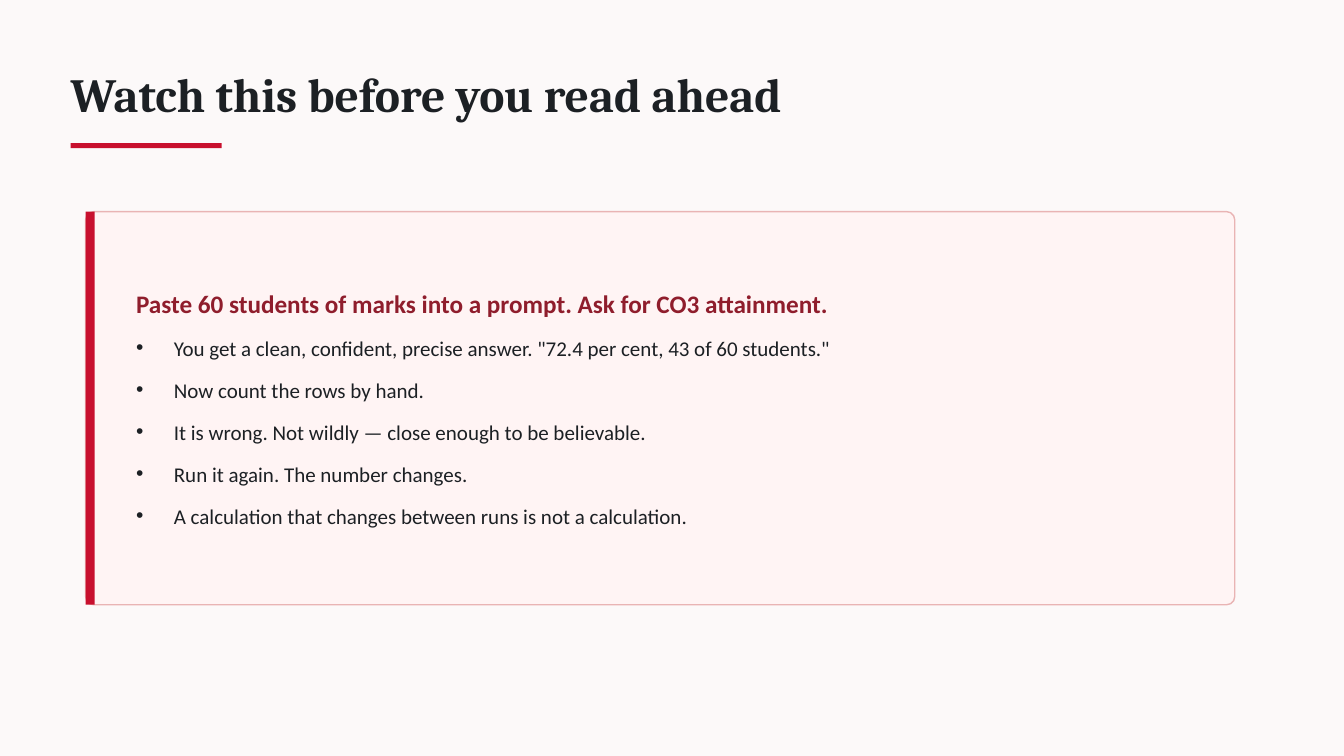
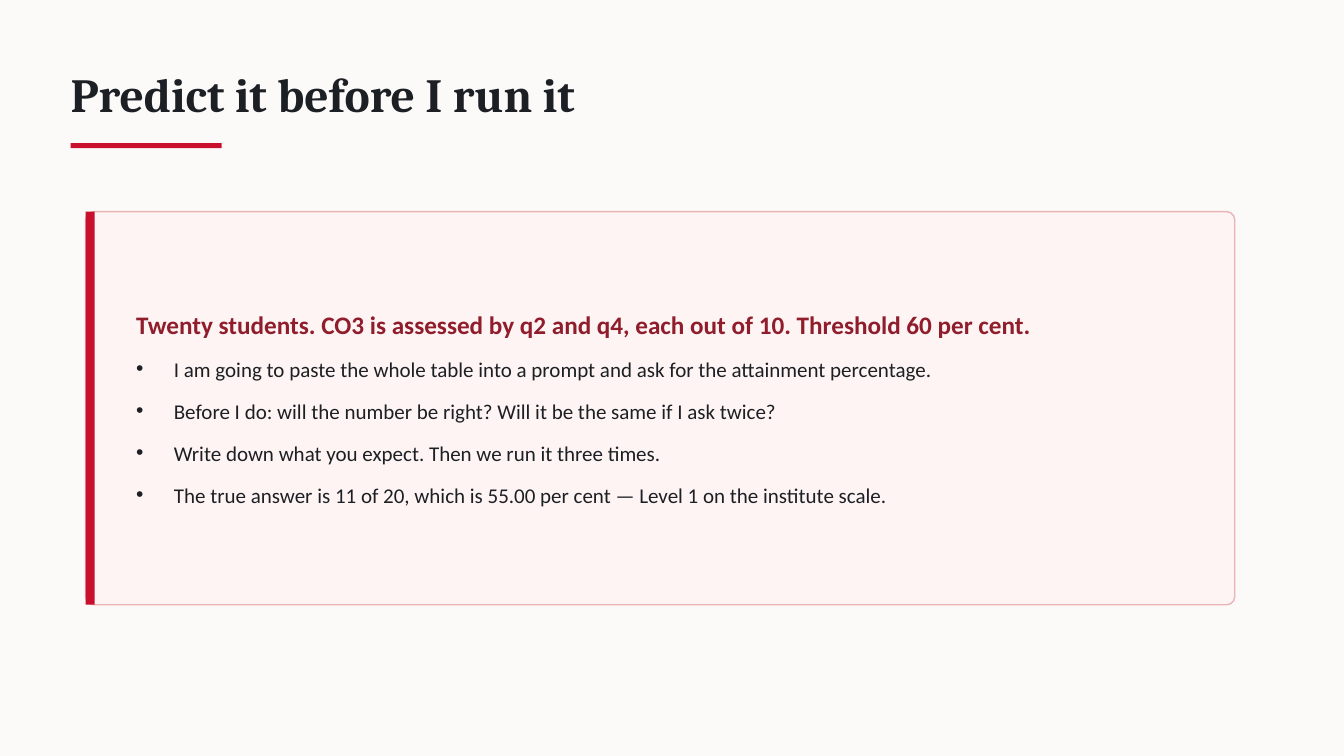
Before and after one commit to dineshkwadhwani/thecoachdinesh, a slide deck: slide 58 of courses/ai/workshop/03_Facilitator/PPT1_Workshop_Slides.pptx (slide 44 before the commit). Drawn at 1344x756 pixels with LibreOffice and Linux fonts; fonts in the diff are those of the drawing. Boxes give left, top, right and bottom in pixels: in the first picture for what was removed or moved away, otherwise in the second. Text is boxed around its words. In the diff, an @@ line names an element or a change of style, - is before the commit and + after.

```diff
--- a/courses/ai/workshop/03_Facilitator/PPT1_Workshop_Slides.pptx
+++ b/courses/ai/workshop/03_Facilitator/PPT1_Workshop_Slides.pptx
@@ text at [71, 78, 575, 113]: text changed @@
-Watch this before you read ahead
+Predict it before I run it
@@ text at [136, 316, 1030, 507]: text changed @@
-Paste 60 students of marks into a prompt. Ask for CO3 attainment.
-• You get a clean, confident, precise answer. "72.4 per cent, 43 of 60 students."
-• Now count the rows by hand.
-• It is wrong. Not wildly — close enough to be believable.
-• Run it again. The number changes.
-• A calculation that changes between runs is not a calculation.
+Twenty students. CO3 is assessed by q2 and q4, each out of 10. Threshold 60 per cent.
+• I am going to paste the whole table into a prompt and ask for the attainment percentage.
+• Before I do: will the number be right? Will it be the same if I ask twice?
+• Write down what you expect. Then we run it three times.
+• The true answer is 11 of 20, which is 55.00 per cent — Level 1 on the institute scale.
```
Also in this commit, not shown: 7 other slides changed, 31 slides added, 4 slides removed, 3 other files.
